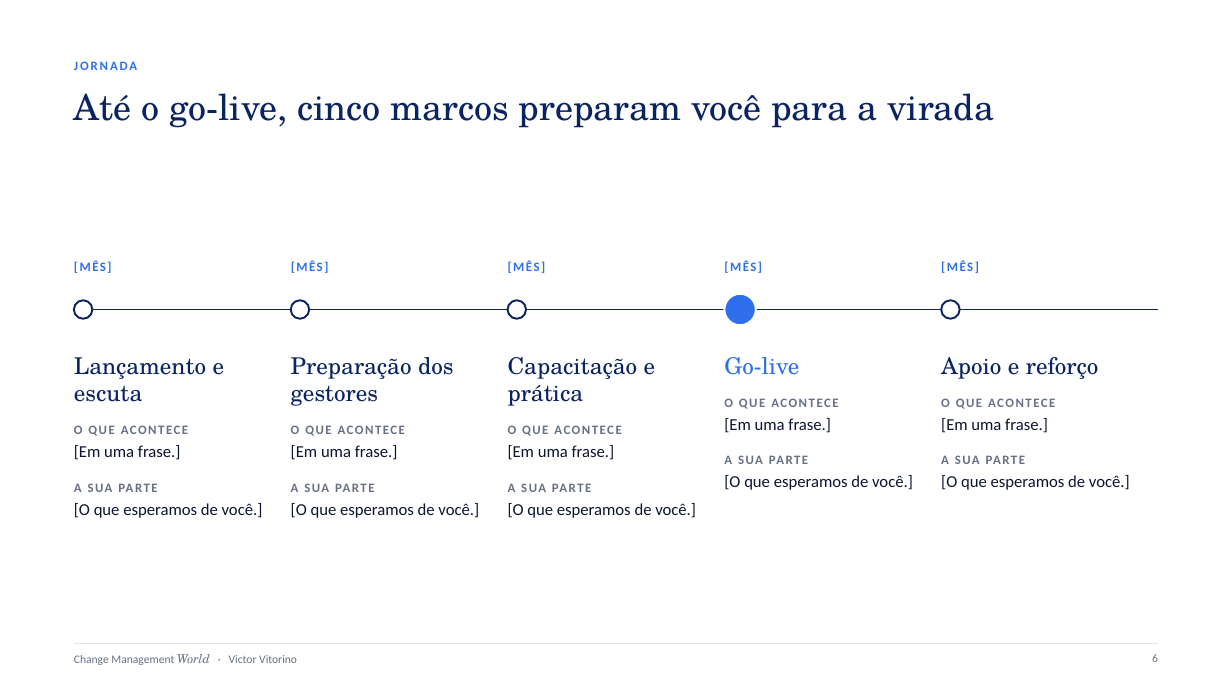
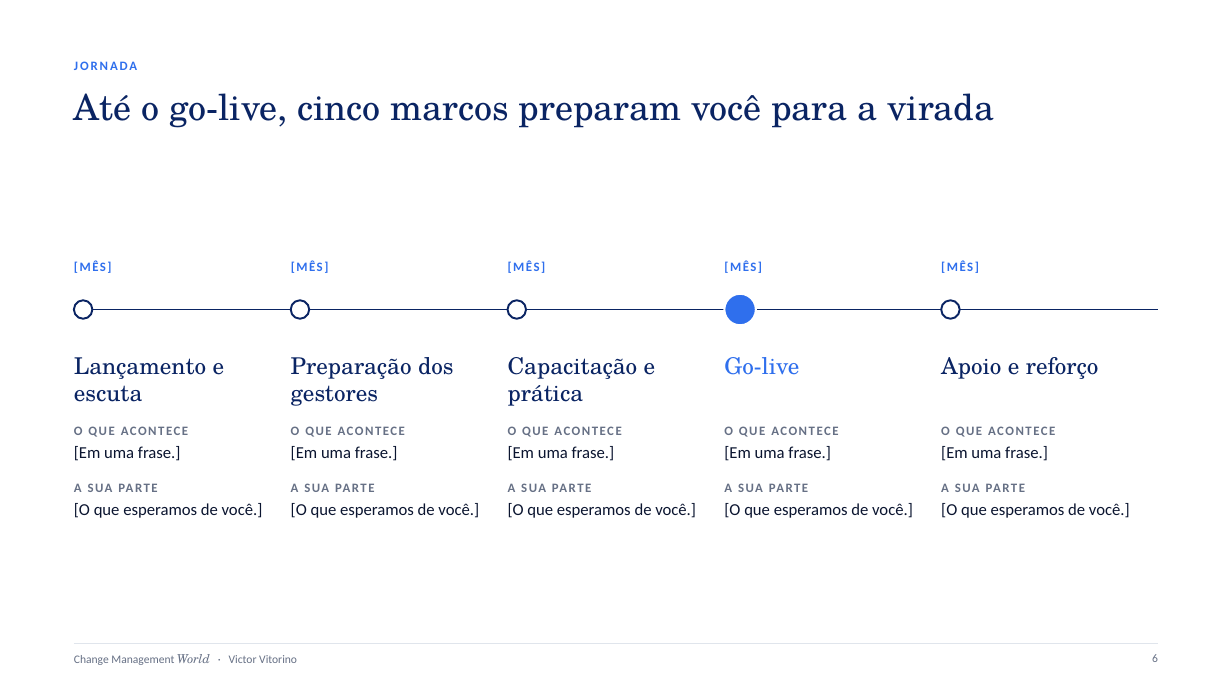
Before and after one commit to VictorVitorino/finaldoanovideo, a slide deck: slide 6 of blog/assets/modelos/apresentacao-kickoff-da-mudanca.pptx. Drawn at 1232x693 pixels with LibreOffice and Linux fonts; fonts in the diff are those of the drawing. Boxes give left, top, right and bottom in pixels: in the first picture for what was removed or moved away, otherwise in the second. Text is boxed around its words. In the diff, an @@ line names an element or a change of style, - is before the commit and + after.

```diff
--- a/blog/assets/modelos/apresentacao-kickoff-da-mudanca.pptx
+++ b/blog/assets/modelos/apresentacao-kickoff-da-mudanca.pptx
@@ text "O QUE ACONTECE" moved from (x1=724, y1=357, x2=913, y2=490) to (x1=724, y1=426, x2=913, y2=518) @@
@@ text "O QUE ACONTECE" moved from (x1=941, y1=357, x2=1130, y2=490) to (x1=941, y1=426, x2=1130, y2=518) @@
```
Also in this commit, not shown: 2 other slides changed, 9 other files.
